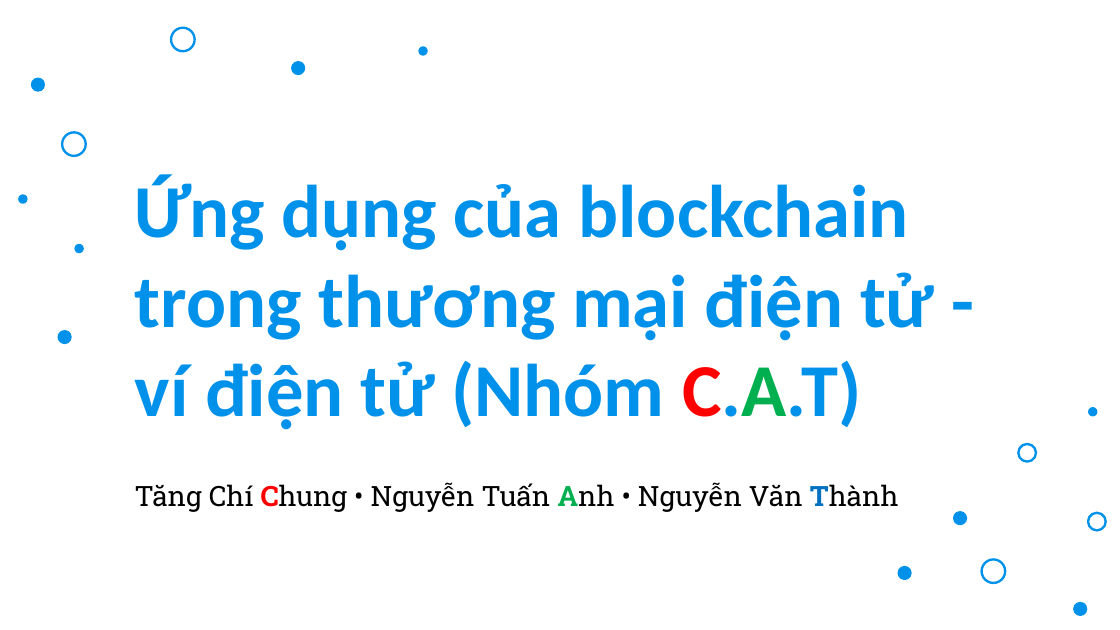
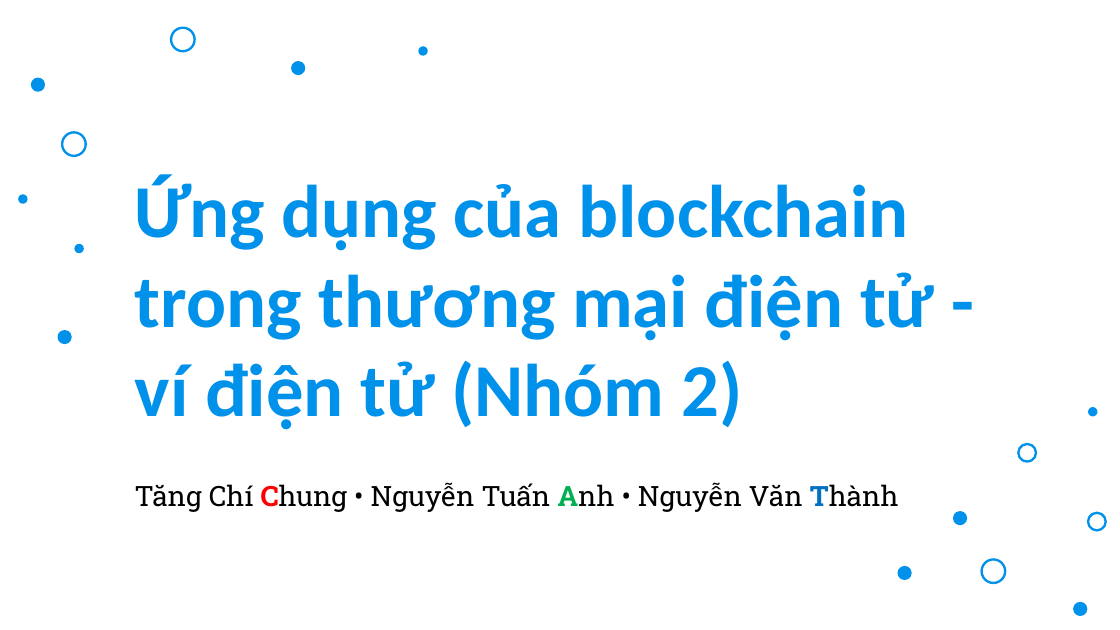
Before and after one commit to TccKaiCi/blockChainWallet, a slide deck: slide 1 of atbmhttt2.pptx. Drawn at 1120x630 pixels with LibreOffice and Linux fonts; fonts in the diff are those of the drawing; background and template pictures are left out. Boxes give left, top, right and bottom in pixels: in the first picture for what was removed or moved away, otherwise in the second. Text is boxed around its words. In the diff, an @@ line names an element or a change of style, - is before the commit and + after.

```diff
--- a/atbmhttt2.pptx
+++ b/atbmhttt2.pptx
@@ title at box(135, 176, 934, 430): text changed @@
-Ứng dụng của blockchain trong thương mại điện tử - ví điện tử (Nhóm C.A.T)
+Ứng dụng của blockchain trong thương mại điện tử - ví điện tử (Nhóm 2)
```
Also in this commit, not shown: 4 other slides changed, 8 other files.
